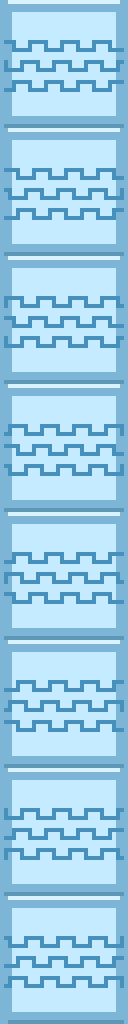
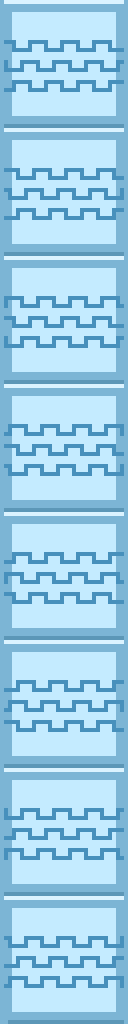
Layers edited between the first and the second 128px x 1024px image:
painted on "Layer 4 copy 4" over [4, 640, 124, 644]
painted on "Layer 0" over [4, 0, 124, 900]
